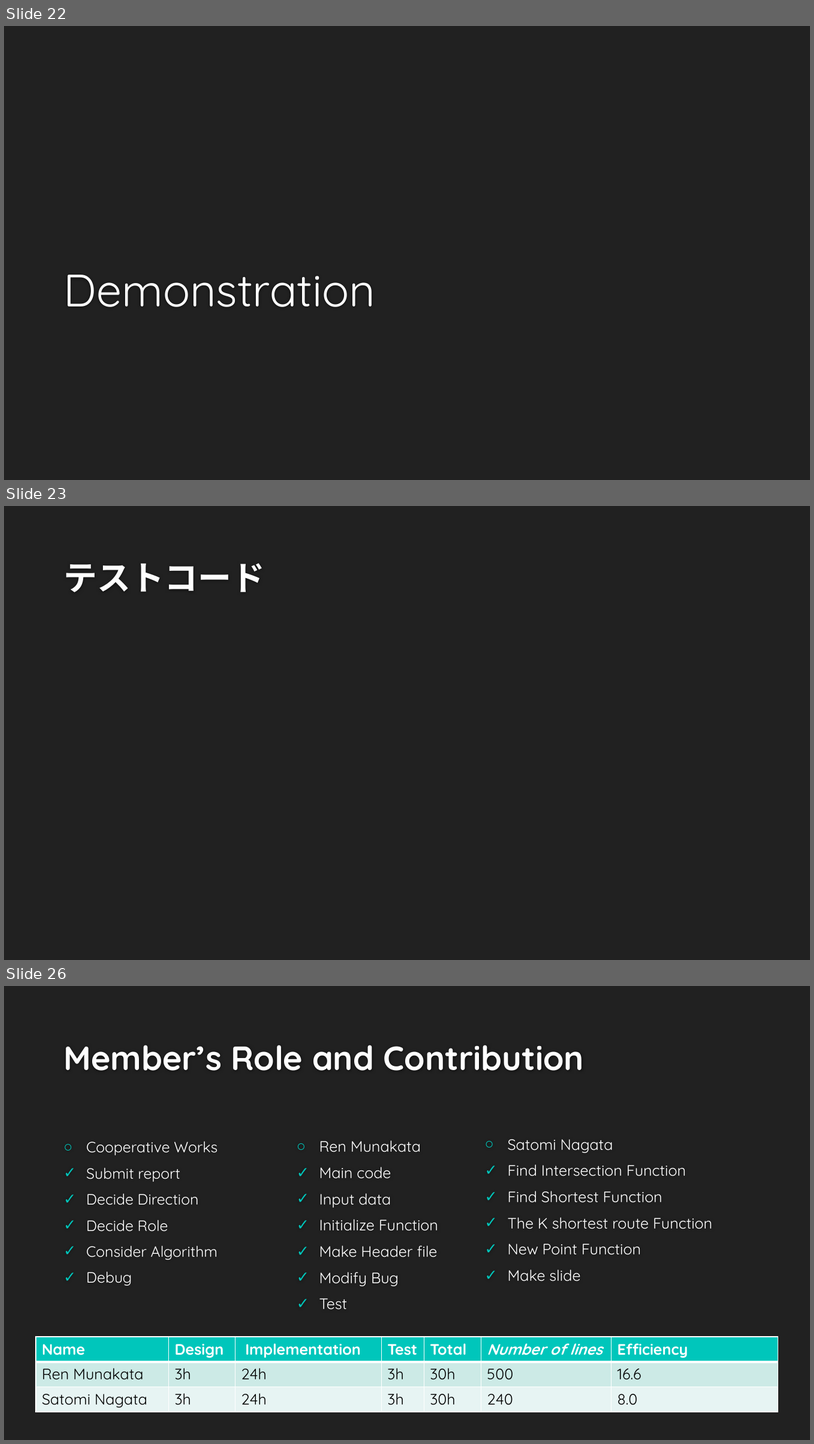
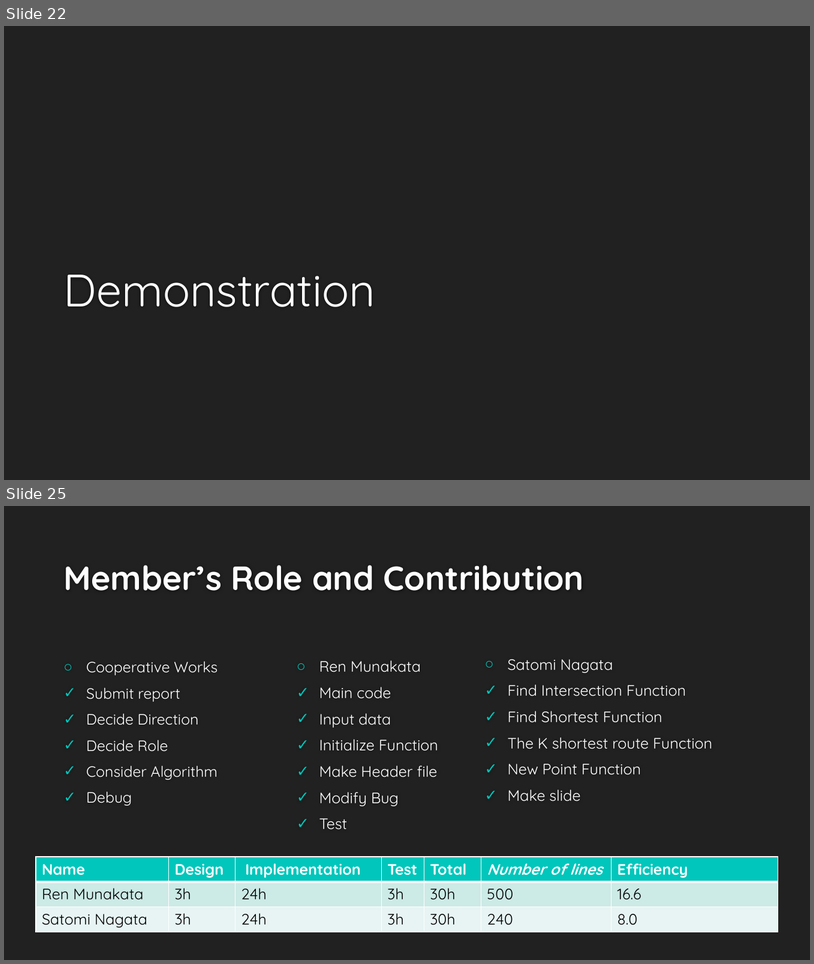
Before and after one commit to ie03-aizu-2019/ie03project-team_linearsystem, a slide deck: ソフトウェア総合演習final.pptx. Shown one above the other, each under a label of ours: slides 22, 23 and 26 before the commit, slides 22 and 25 after it; the slides between them are not shown. The pictures are 814x1444 and 814x964 pixels, drawn with LibreOffice and Linux fonts; fonts in the diff are those of the drawing; background and template pictures are left out. Boxes give left, top, right and bottom in pixels: in the first picture for what was removed or moved away, otherwise in the second. Text is boxed around its words. In the diff, an @@ line names an element or a change of style, - is before the commit and + after.

```diff
--- a/ソフトウェア総合演習final.pptx
+++ b/ソフトウェア総合演習final.pptx
@@ slide 23 removed at [4, 506, 810, 960], background #212121 @@
@@ title removed at [63, 563, 265, 592] @@
-テストコード
@@ what was slide 26 is now slide 25 @@
```
Also in this commit, not shown: 2 slides changed, 2 slides added, 2 other slides removed.
